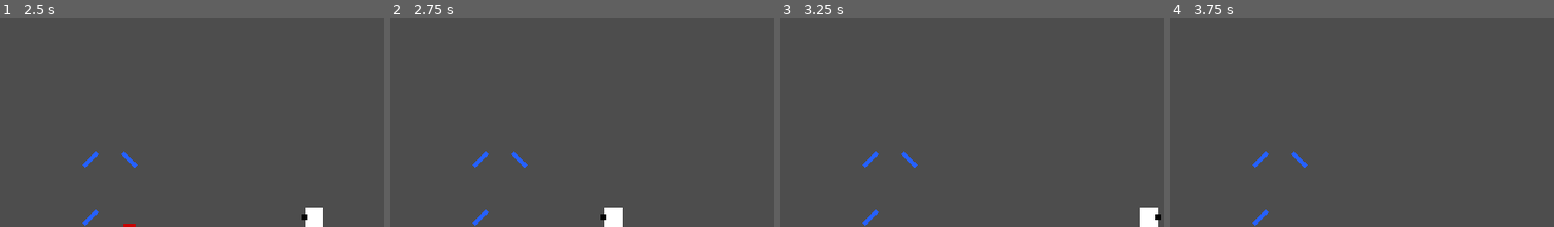
Above: before the commit, frames 1-4 (left to right).
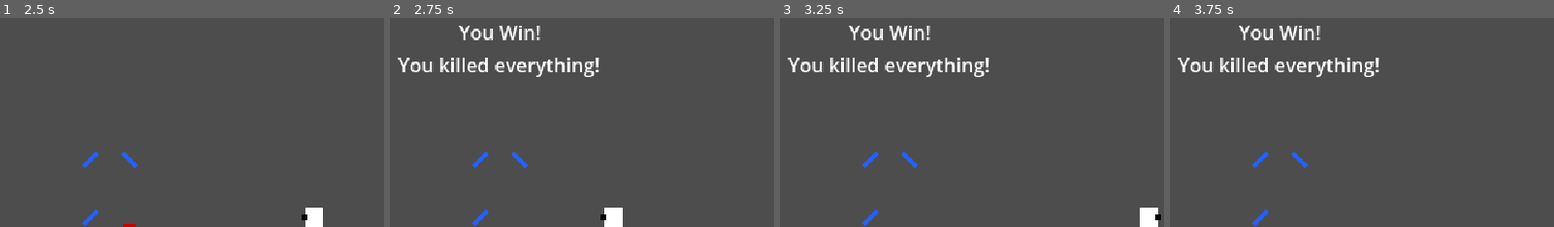
Above: after the commit, the same moments.

Repository: John-Busse/Jame-Gam-Day-Zero
Game: Godot game, scene res://stage.tscn
Same seed, same stepped clock (60 frames per second), same inputs: the game is played once before the commit and once after it.
Inputs:
- Up to frame 1 (2.5 s): tap Enter at 0.5 s; hold Right (move_right) 0.53-2.03 s; tap Space (fire) at 0.6, 1.55, 2.1 s; tap Up (aim_up) at 1.35 s; hold Left (move_left) from 2.03 s (still down)
- Up to frame 2 (2.75 s): keep holding Left (move_left)
- Up to frame 3 (3.25 s): release Left (move_left) at 2.78 s; hold Right (move_right) from 2.78 s (still down); tap Space (fire) at 2.85 s
- Up to frame 4 (3.75 s): keep holding Right (move_right); hold Up (aim_up) from 3.53 s (still down)
The pictures show only the part of the screen within x 36-86%, y 44-94%; the shares and areas given below are measured in that part.

Frame 1 is identical in both runs. In frame 2, 2.5% of the frame differs, in the area x 2-55%, y 3-29%; in frame 3, 2.5%; in frame 4, 2.5%.

Commit message:
UI implemented

Diff:
--- /dev/null
+++ b/UI.tscn
@@ -0,0 +1,38 @@
+[gd_scene load_steps=3 format=3 uid="uid://cs0000711r1u1"]
+
+[ext_resource type="Script" uid="uid://bvxcfqh2tf5d" path="res://ui.gd" id="1_b3bc3"]
+
+[sub_resource type="Theme" id="Theme_wusub"]
+
+[node name="UI" type="Control"]
+visible = false
+layout_mode = 3
+anchors_preset = 15
+anchor_right = 1.0
+anchor_bottom = 1.0
+grow_horizontal = 2
+grow_vertical = 2
+theme = SubResource("Theme_wusub")
+script = ExtResource("1_b3bc3")
+
+[node name="MarginContainer" type="MarginContainer" parent="."]
+layout_mode = 1
+anchors_preset = 15
+anchor_right = 1.0
+anchor_bottom = 1.0
+grow_horizontal = 2
+grow_vertical = 2
+
+[node name="VBoxContainer" type="VBoxContainer" parent="MarginContainer"]
+layout_mode = 2
+size_flags_vertical = 4
+
+[node name="TitleLabel" type="Label" parent="MarginContainer/VBoxContainer"]
+layout_mode = 2
+text = "You Lose!"
+horizontal_alignment = 1
+
+[node name="TextLabel" type="Label" parent="MarginContainer/VBoxContainer"]
+layout_mode = 2
+text = "There are still enemies alive"
+horizontal_alignment = 1
--- a/stage.gd
+++ b/stage.gd
@@ -10,9 +10,7 @@
 
 
 func end_game():
-	if $Enemies.get_child_count() != 0:
-		#stil enemies alive!
-		print("You lose!")
+	if $Enemies.get_child_count() == 0:
+		$UI.end_game(true)
 	else:
-		#all enemies defeated!
-		print("You Win!")
+		$UI.end_game(false)
--- a/stage.tscn
+++ b/stage.tscn
@@ -1,9 +1,10 @@
-[gd_scene load_steps=10 format=3 uid="uid://d3062gjwspv8x"]
+[gd_scene load_steps=11 format=3 uid="uid://d3062gjwspv8x"]
 
 [ext_resource type="PackedScene" uid="uid://3bs7tpe1jall" path="res://player.tscn" id="1_6eo5e"]
 [ext_resource type="Script" uid="uid://dicd2ywn1j23y" path="res://stage.gd" id="1_aees8"]
 [ext_resource type="PackedScene" uid="uid://bjtcurjq0fqe6" path="res://enemy.tscn" id="3_rnkuw"]
 [ext_resource type="PackedScene" uid="uid://bq6eium8nsgu6" path="res://reflector.tscn" id="4_gx6sy"]
+[ext_resource type="PackedScene" uid="uid://cs0000711r1u1" path="res://UI.tscn" id="5_16g40"]
 
 [sub_resource type="RectangleShape2D" id="RectangleShape2D_aees8"]
 size = Vector2(640, 16)
@@ -104,4 +105,10 @@
 position = Vector2(624, 688)
 texture = SubResource("CanvasTexture_gx6sy")
 
+[node name="UI" parent="." instance=ExtResource("5_16g40")]
+offset_right = 640.0
+offset_bottom = 360.0
+size_flags_horizontal = 3
+size_flags_vertical = 3
+
 [connection signal="end_game_signal" from="Player" to="." method="end_game"]
--- /dev/null
+++ b/ui.gd
@@ -0,0 +1,19 @@
+extends Control
+
+
+# Called when the node enters the scene tree for the first time.
+func _ready() -> void:
+	pass # Replace with function body.
+
+# Called every frame. 'delta' is the elapsed time since the previous frame.
+func _process(delta: float) -> void:
+	pass
+
+func end_game(win: bool) -> void:
+	set_visible(true)
+	if win:
+		$MarginContainer/VBoxContainer/TitleLabel.set_text("You Win!")
+		$MarginContainer/VBoxContainer/TextLabel.set_text("You killed everything!")
+	else:
+		$MarginContainer/VBoxContainer/TitleLabel.set_text("You Lose!")
+		$MarginContainer/VBoxContainer/TextLabel.set_text("You didn't destroy all the targets!")
Not shown, added: ui.gd.uid
